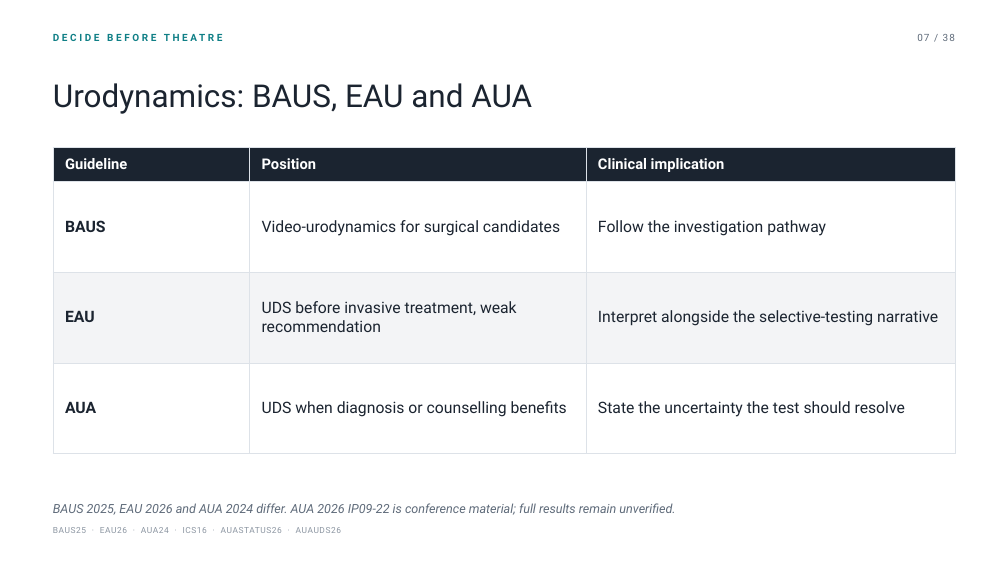
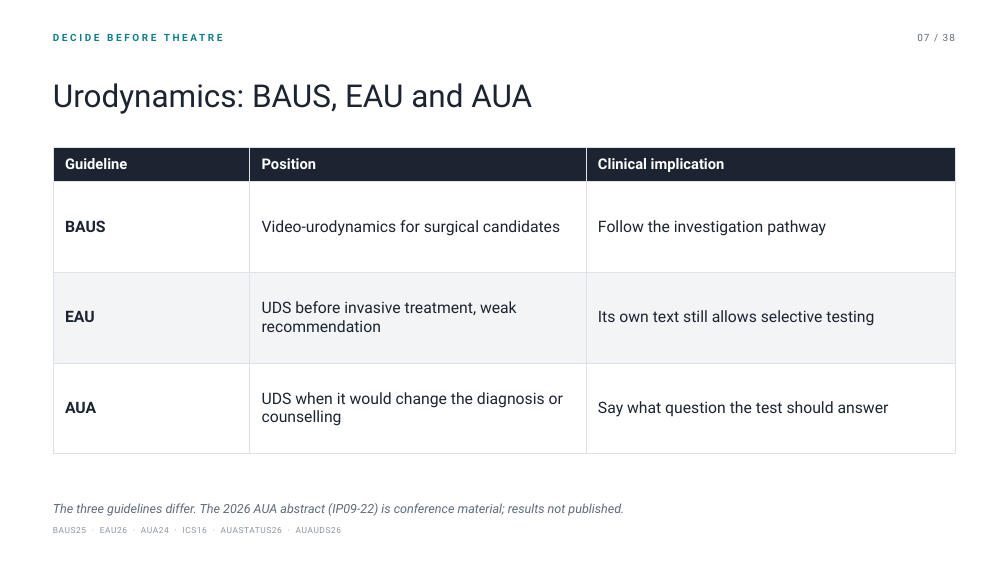
Before and after one commit to nityjr-ctrl/aus-presentation, a slide deck: slide 9 of presentation/AUS-teaching-deck.pptx. Drawn at 1008x567 pixels with LibreOffice and Linux fonts; fonts in the diff are those of the drawing. Boxes give left, top, right and bottom in pixels: in the first picture for what was removed or moved away, otherwise in the second. Text is boxed around its words. In the diff, an @@ line names an element or a change of style, - is before the commit and + after.

```diff
--- a/presentation/AUS-teaching-deck.pptx
+++ b/presentation/AUS-teaching-deck.pptx
@@ table at box(53, 147, 955, 430) @@
-row 3, column 3: Interpret alongside the selective-testing narrative
+row 3, column 3: Its own text still allows selective testing
-row 4, column 2: UDS when diagnosis or counselling benefits
+row 4, column 2: UDS when it would change the diagnosis or counselling
-row 4, column 3: State the uncertainty the test should resolve
+row 4, column 3: Say what question the test should answer
@@ text at box(53, 503, 624, 516): text changed @@
-BAUS 2025, EAU 2026 and AUA 2024 differ. AUA 2026 IP09-22 is conference material; full results remain unverified.
+The three guidelines differ. The 2026 AUA abstract (IP09-22) is conference material; results not published.
```
Also in this commit, not shown: 35 other slides changed, 16 other files.
